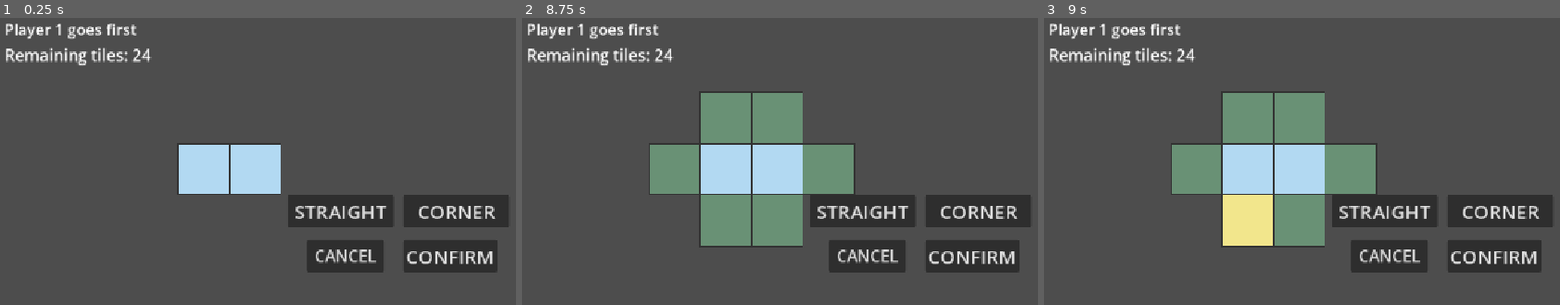
Above: before the commit, frames 1-3 (left to right).
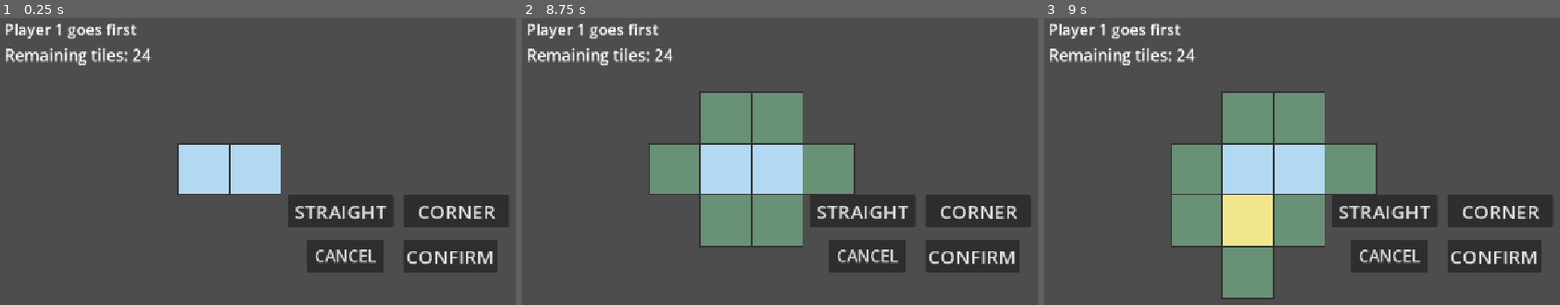
Above: after the commit, the same moments.

Repository: NguyenDucAnh20235585/monorail-godot
Game: Godot game, scene res://main.tscn
Same seed, same stepped clock (60 frames per second), same inputs: the game is played once before the commit and once after it.
Inputs (mouse positions are in pixels of both pictures, inside the frame that each line leads up to):
- Up to frame 1 (0.25 s): no input
- Up to frame 2 (8.75 s): click "STRAIGHT" at 0.5 s; click "CANCEL" at 1.25 s; click "CORNER" at 2 s; click "CONFIRM" at 2.75 s; click "CONFIRM" at 3.5 s; click "STRAIGHT" at 4.25 s; click "CORNER" at 5 s; click "CONFIRM" at 5.75 s; click "STRAIGHT" at 6.5 s; click "CORNER" at 7.25 s; tap Enter at 8 s; move the mouse to (outside the picture) at 8.02 s; click (outside the picture) at 8.17 s
- Up to frame 3 (9 s): tap Space at 8.75 s; move the mouse to (1250, 230) at 8.77 s; click (1250, 230) at 8.92 s

Frames 1-2 are identical in both runs. In frame 3, 3.7% of the frame differs, in the area x 24-45%, y 61-99%.

Commit message:
feat: complete pending tile placement interaction - anh.nd

Diff:
--- a/main.gd
+++ b/main.gd
@@ -60,6 +60,7 @@
 
 	reset_pending_move()
 	$Board.set_pending_move(pending_move)
+	$Board.set_indicators([])
 
 	update_hud()
 
@@ -74,22 +75,26 @@
 
 	reset_pending_move()
 	$Board.set_pending_move(pending_move)
+	$Board.set_indicators([])
 
 	print("Pending move cancelled")
 
 func _on_cancel_button_pressed():
 	cancel_pending_move()
 
-# DEBUG/TẠM: candidate positions chưa dùng validator thật
+# DEBUG/TẠM: candidate theo committed + pending tile, chưa dùng validator thật
 func show_debug_indicators():
-	var positions = [
-		Vector2i(-1, 0),
-		Vector2i(2, 0),
-		Vector2i(0, -1),
-		Vector2i(0, 1),
-		Vector2i(1, -1),
-		Vector2i(1, 1)
-	]
+	var positions: Array = []
+
+	for board_position in game_state.board.keys():
+		for neighbor in MonoTile.get_neighbor_positions(board_position):
+			if not game_state.board.has(neighbor) and neighbor not in positions:
+				positions.append(neighbor)
+
+	for tile in pending_move["tiles"]:
+		for neighbor in MonoTile.get_neighbor_positions(tile["position"]):
+			if not game_state.board.has(neighbor) and neighbor not in positions:
+				positions.append(neighbor)
 
 	for tile in pending_move["tiles"]:
 		positions.erase(tile["position"])
@@ -128,3 +133,17 @@
 
 	print("Pending tile added: ", tile)
 	print("Pending tile count: ", pending_move["tiles"].size())
+
+func _on_board_pending_tile_clicked(grid_pos: Vector2i):
+	for tile in pending_move["tiles"]:
+		if tile["position"] == grid_pos:
+			var rotated_tile = MonoTile.rotate_tile(tile)
+
+			tile["type"] = rotated_tile["type"]
+			tile["rotation"] = rotated_tile["rotation"]
+
+			$Board.set_pending_move(pending_move)
+
+			print("Rotated pending tile at: ", grid_pos)
+			print("New rotation: ", tile["rotation"])
+			return
--- a/main.tscn
+++ b/main.tscn
@@ -72,3 +72,4 @@
 [connection signal="pressed" from="CancelButton" to="." method="_on_cancel_button_pressed"]
 [connection signal="pressed" from="CornerButton" to="." method="_on_corner_button_pressed"]
 [connection signal="indicator_clicked" from="Board" to="." method="_on_board_indicator_clicked"]
+[connection signal="pending_tile_clicked" from="Board" to="." method="_on_board_pending_tile_clicked"]
--- a/scripts/ui/board/board_view.gd
+++ b/scripts/ui/board/board_view.gd
@@ -4,6 +4,8 @@
 signal indicator_clicked(grid_pos: Vector2i)
 
 const CELL_SIZE := 80
+
+signal pending_tile_clicked(grid_pos: Vector2i)
 
 var board: Dictionary = {}
 
@@ -27,6 +29,11 @@
 				floori(local_position.x / CELL_SIZE),
 				floori(local_position.y / CELL_SIZE)
 			)
+
+			for tile in pending_tiles:
+				if tile["position"] == grid_pos:
+					pending_tile_clicked.emit(grid_pos)
+					return
 
 			if grid_pos in indicator_positions:
 				indicator_clicked.emit(grid_pos)
